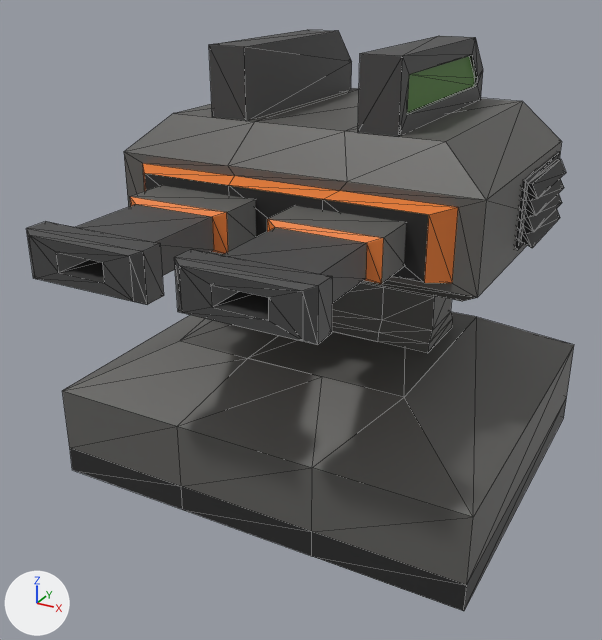
What one commit did to the glTF model Models/size1Gun.glb.
One viewpoint serves both versions: a camera (50 mm lens) standing at (0.656, -1.295, 0.923) and looking at (-0.022, -0.061, 0.307). The lights are fixed; the arrows at lower left show +X, +Y and +Z. Mesh edges are drawn as thin lines. Vertices at the same position are counted once.

The first picture shows 'Size 1 Gun'.
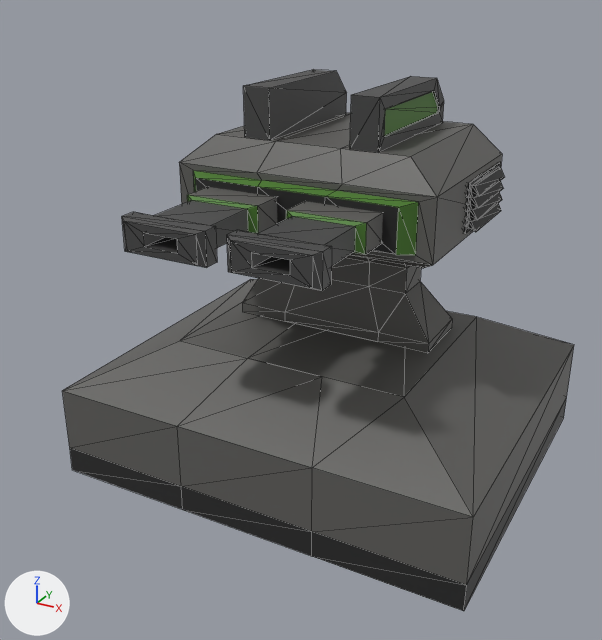
Boxes [x1, y1, x2, y2] around the edits, measured in the pictures (602 x 640 px; the box of a moved part takes in the faces that stretch with it):
```json
{"object": "Size 1 Gun", "change": "reshaped", "before": [26, 30, 574, 611], "after": [62, 70, 574, 611], "on screen": "7% narrower, 7% shorter"}
{"part": 1, "of": "me_cube_014", "change": "moved or reshaped", "before": [515, 152, 566, 250], "after": [464, 162, 504, 234]}
{"part": 2, "of": "me_cube_014", "change": "moved or reshaped", "before": [26, 185, 256, 305], "after": [122, 187, 277, 268]}
{"part": 3, "of": "me_cube_014", "change": "moved or reshaped", "before": [174, 206, 406, 344], "after": [227, 201, 383, 291]}
{"part": 4, "of": "me_cube_014", "change": "moved or reshaped", "before": [209, 30, 352, 120], "after": [243, 70, 347, 140]}
{"part": 5, "of": "me_cube_014", "change": "moved or reshaped", "before": [358, 36, 483, 136], "after": [350, 76, 444, 152]}
{"part": 6, "of": "me_cube_014", "change": "moved or reshaped", "before": [124, 88, 562, 344], "after": [179, 112, 502, 344]}
```

The change, as JSON lines over the scene's bpy script:
```json
{"block": "me_cube_014", "where": "# used by ob_size_1_gun; location = (0.0, 0.0, 0.0)"}
{"op": "remove", "block": "me_cube_014", "code": "me_cube_014.from_pydata(...)  # 366 vertices, 664 faces; spans x -0.396..0.396, y -0.495..0.484, z 0.002..0.786"}
{"op": "add", "block": "me_cube_014", "code": "me_cube_014.from_pydata(...)  # 366 vertices, 664 faces; spans x -0.396..0.396, y -0.361..0.484, z 0.002..0.72"}
{"block": "me_cube_014", "change": "me_cube_014 part 1: the loose piece of 64 vertices spanning x 0.319..0.353, y 0.045..0.289, z 0.468..0.587 is scaled about its middle by 0.733, then moved by (-0.09, -0.043, 0.002)"}
{"block": "me_cube_014", "change": "me_cube_014 part 2: the loose piece of 36 vertices spanning x -0.234..-0.025, y -0.495..-0.183, z 0.491..0.567 is scaled about its middle by 0.733, then moved by (0.035, 0.092, 0.002)"}
{"block": "me_cube_014", "change": "me_cube_014 part 3: the loose piece of 36 vertices spanning x 0.025..0.234, y -0.495..-0.183, z 0.491..0.567 is scaled about its middle by 0.733, then moved by (-0.035, 0.092, 0.002)"}
{"block": "me_cube_014", "change": "me_cube_014 part 4: the loose piece of 20 vertices spanning x -0.171..-0.102, y -0.104..0.298, z 0.668..0.786 is scaled about its middle by 0.733, then moved by (0.037, -0.024, -0.051)"}
{"block": "me_cube_014", "change": "me_cube_014 part 5: the loose piece of 20 vertices spanning x 0.102..0.171, y -0.104..0.298, z 0.668..0.786 is scaled about its middle by 0.733, then moved by (-0.037, -0.024, -0.051)"}
{"block": "me_cube_014", "change": "me_cube_014 part 6"}
{"block": "me_cube_014", "change": "72 vertices are removed from x -0.329..0.329, y -0.188..0.379, z 0.297..0.669"}
{"block": "me_cube_014", "change": "150 faces are deleted"}
{"block": "me_cube_014", "change": "54 vertices are added at x -0.242..0.242, y -0.136..0.28, z 0.361..0.634"}
{"block": "me_cube_014", "change": "12 new vertices lie (0.073, 0.0, 0.0) away from vertices in x -0.146..0.073, y -0.021..0.141, z 0.361..0.461"}
{"block": "me_cube_014", "change": "6 new vertices lie (0.0, 0.0, 0.11) away from vertices in x -0.242..0.242, y -0.11..0.28, z 0.475"}
{"block": "me_cube_014", "change": "6 new faces join them, mat_m_size1gun_black (black #272727)"}
{"block": "me_cube_014", "change": "128 new faces join them, mat_m_size1gun_grey (dark grey #5f5e5c)"}
{"block": "me_cube_014", "change": "16 new faces join them, mat_m_size1gun_green (dark green #4b7c2c)"}
{"op": "remove", "block": "me_cube_014", "code": "me_cube_014.materials.append(mat_m_size1gun_orange)  # orange #eb7f35"}
```
